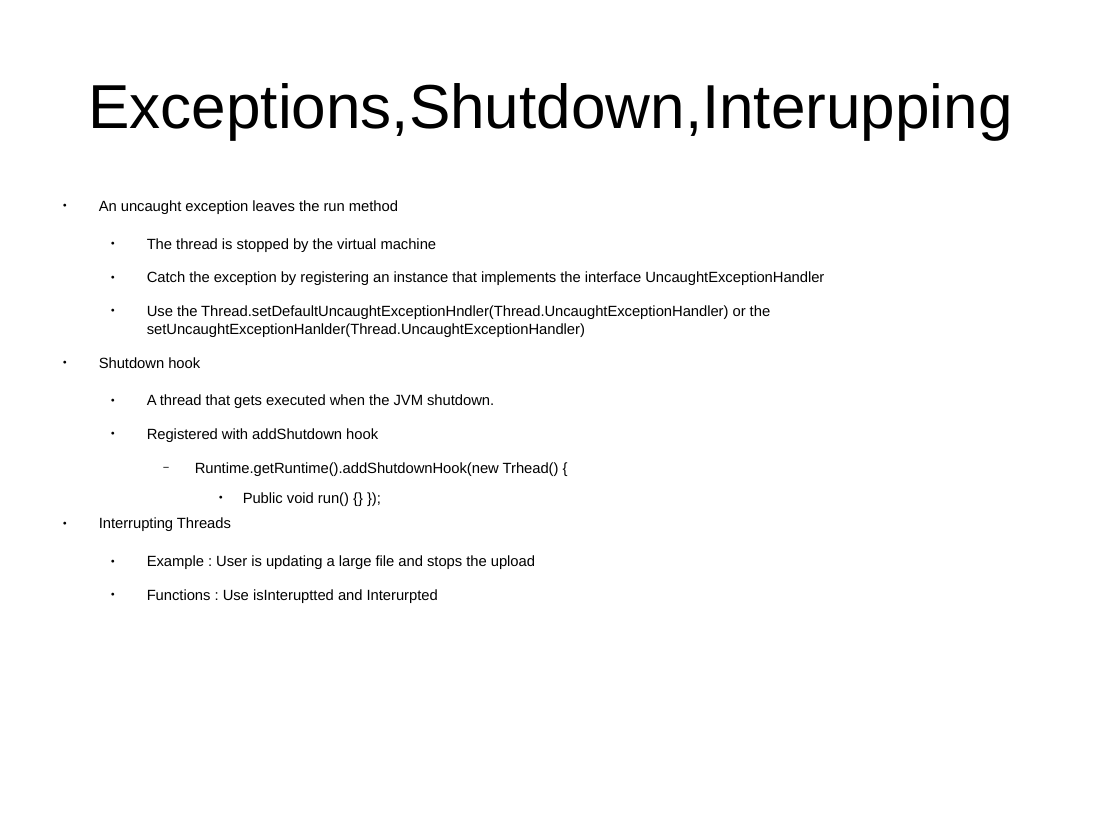
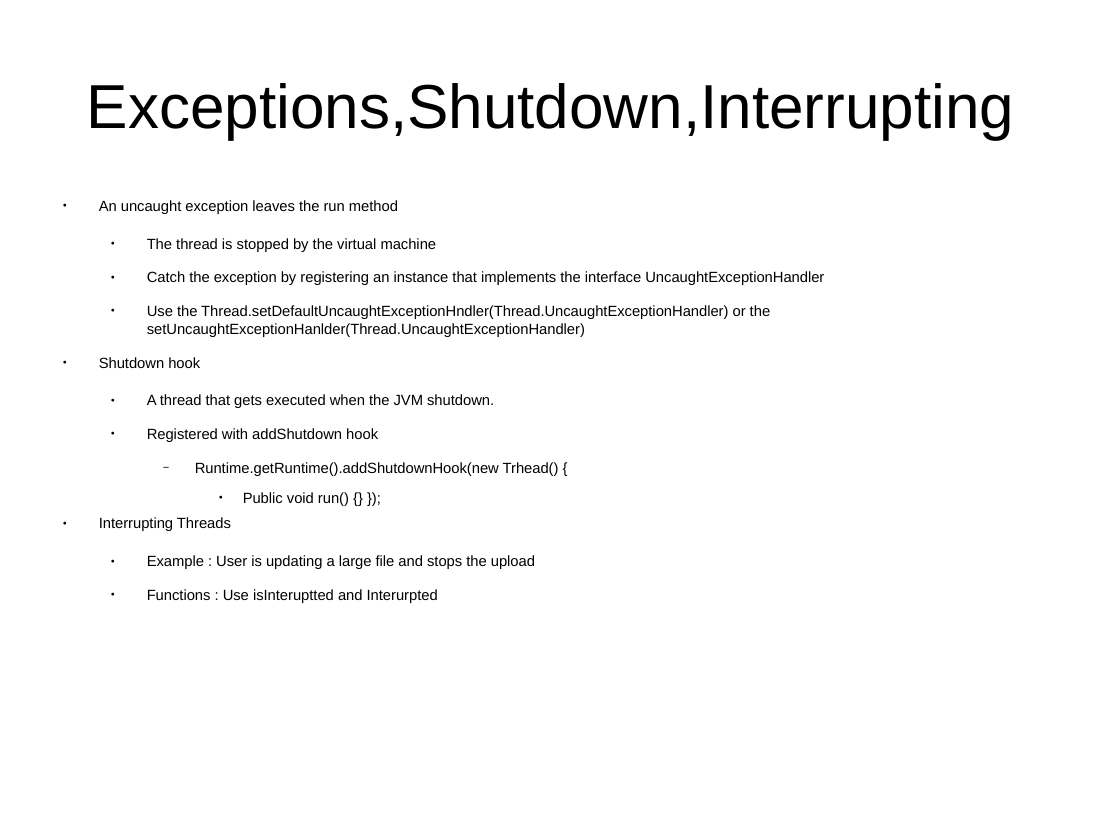
Before and after one commit to CharlesStockman/notesFromCourses, a slide deck: slide 11 of java/core/Threads.odp. Drawn at 1120x840 pixels with LibreOffice and Linux fonts; fonts in the diff are those of the drawing. Boxes give left, top, right and bottom in pixels: in the first picture for what was removed or moved away, otherwise in the second. Text is boxed around its words. In the diff, an @@ line names an element or a change of style, - is before the commit and + after.

```diff
--- a/java/core/Threads.odp
+++ b/java/core/Threads.odp
@@ title at bbox=[87, 83, 1015, 139]: text changed @@
-Exceptions,Shutdown,Interupping
+Exceptions,Shutdown,Interrupting
```
Also in this commit, not shown: 1 other slide changed, 15 other files.
